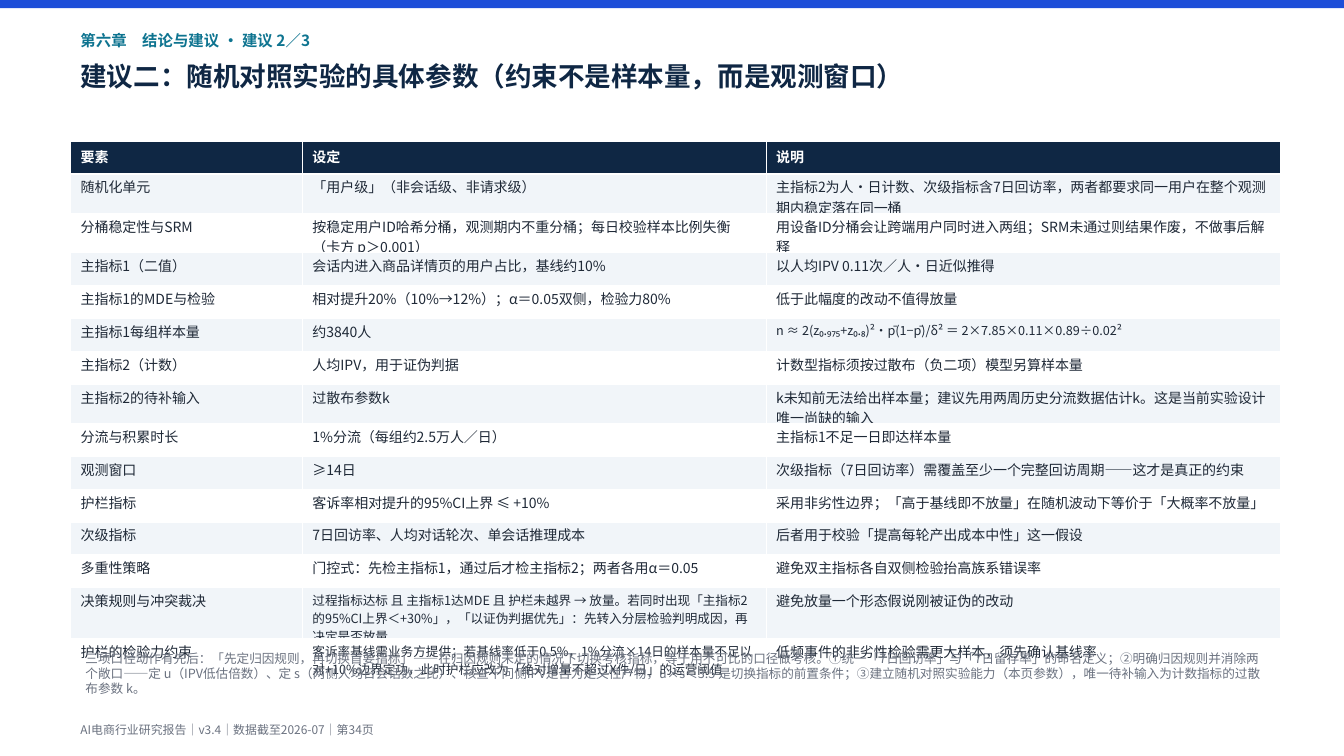
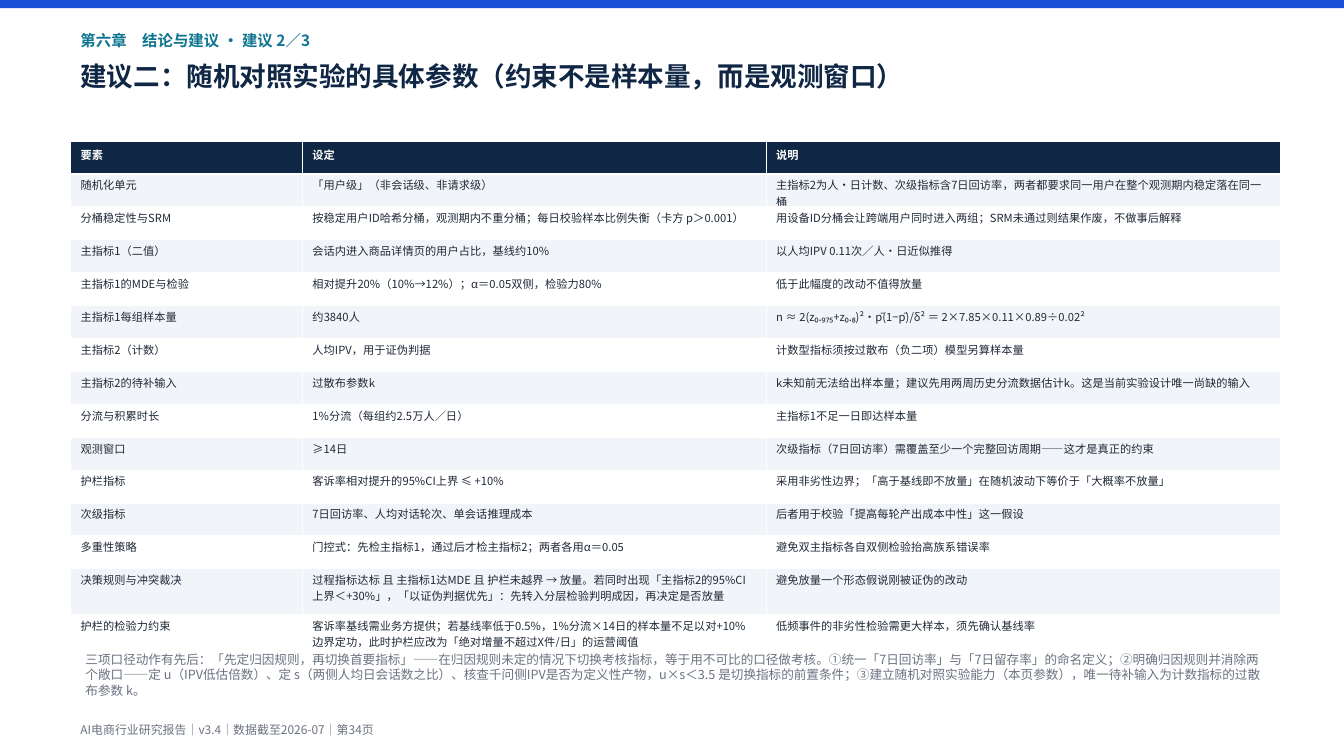
Before and after one commit to breeze2623-create/Aicommerce, a slide deck: slide 34 of report/AI电商行业研究报告.pptx. Drawn at 1344x756 pixels with LibreOffice and Linux fonts; fonts in the diff are those of the drawing. Boxes give left, top, right and bottom in pixels: in the first picture for what was removed or moved away, otherwise in the second. Text is boxed around its words. In the diff, an @@ line names an element or a change of style, - is before the commit and + after.

```diff
--- a/report/AI电商行业研究报告.pptx
+++ b/report/AI电商行业研究报告.pptx
@@ table at (x1=71, y1=141, x2=1280, y2=651) @@
@@ size 10 to 8 pt in "要素", "设定", "说明", "随机化单元" and 38 more places @@
@@ size 9 to 8 pt in "n ≈ 2(z₀.₉₇₅+z₀.₈)²·p̄(1−p̄)/δ² ＝ 2×7.85×0.11×0.89÷0.02²", "过程指标达标 且 主指标1达MDE 且 护栏未越界 → 放量。若同时出现「主指标2的95%CI上界＜+30%」，「以证伪 ...", "客诉率基线需业务方提供；若基线率低于0.5%，1%分流×14日的样本量不足以对+10%边界定功，此时护栏应改为「绝对增量 ..." @@
```
Also in this commit, not shown: 16 other slides changed, 7 other files.
